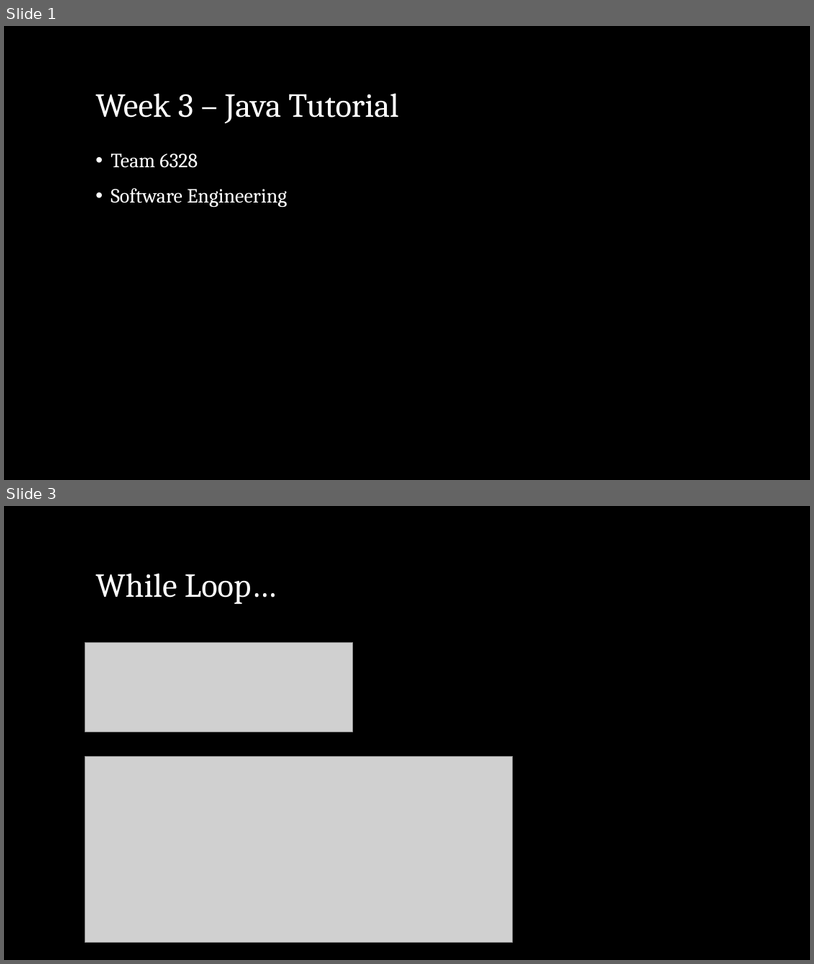
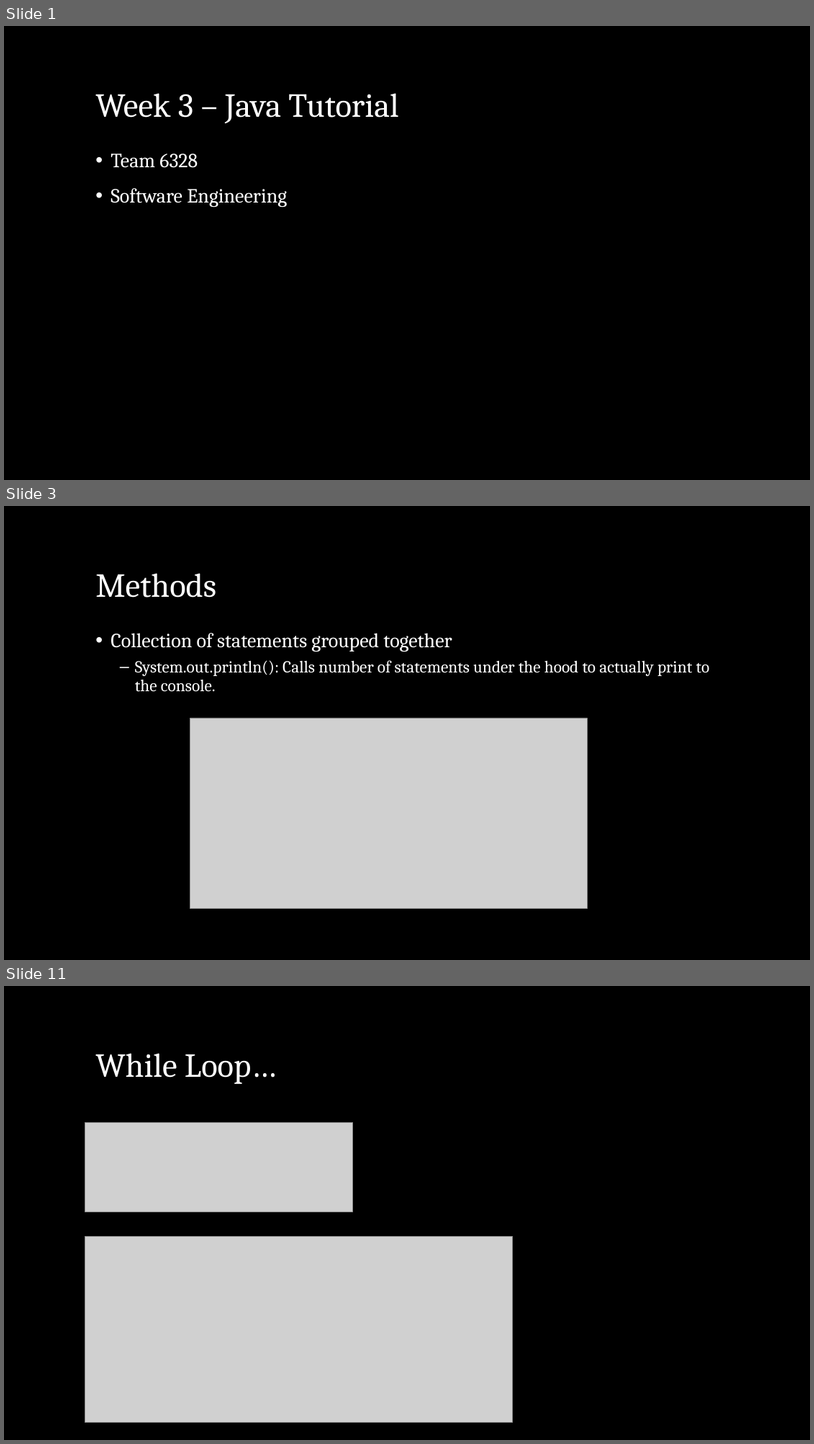
Before and after one commit to Mechanical-Advantage/Training2018, a slide deck: doc/java/slides/week3.pptx. Shown one above the other, each under a label of ours: slides 1 and 3 before the commit, slides 1, 3 and 11 after it; the slides between them are not shown. The pictures are 814x964 and 814x1444 pixels, drawn with LibreOffice and Linux fonts; fonts in the diff are those of the drawing; grey boxes stand for pictures; background and template pictures are left out. Boxes give left, top, right and bottom in pixels: in the first picture for what was removed or moved away, otherwise in the second. Text is boxed around its words. In the diff, an @@ line names an element or a change of style, - is before the commit and + after.

```diff
--- a/doc/java/slides/week3.pptx
+++ b/doc/java/slides/week3.pptx
@@ slide 3 added at (4,506,810,960), background picture (left out) @@
@@ title added at (95,573,216,597), 40 pt, text #FFFFFF @@
+Methods
@@ text added at (111,633,710,692), 20 pt, text #FFFFFF @@
+• Collection of statements grouped together
+  – System.out.println(): Calls number of statements under the hood to actually print to the console.
@@ picture added at (190,718,587,908) @@
@@ what was slide 3 is now slide 11 @@
```
Also in this commit, not shown: 1 slide changed, 7 other slides added, 2 other files.
